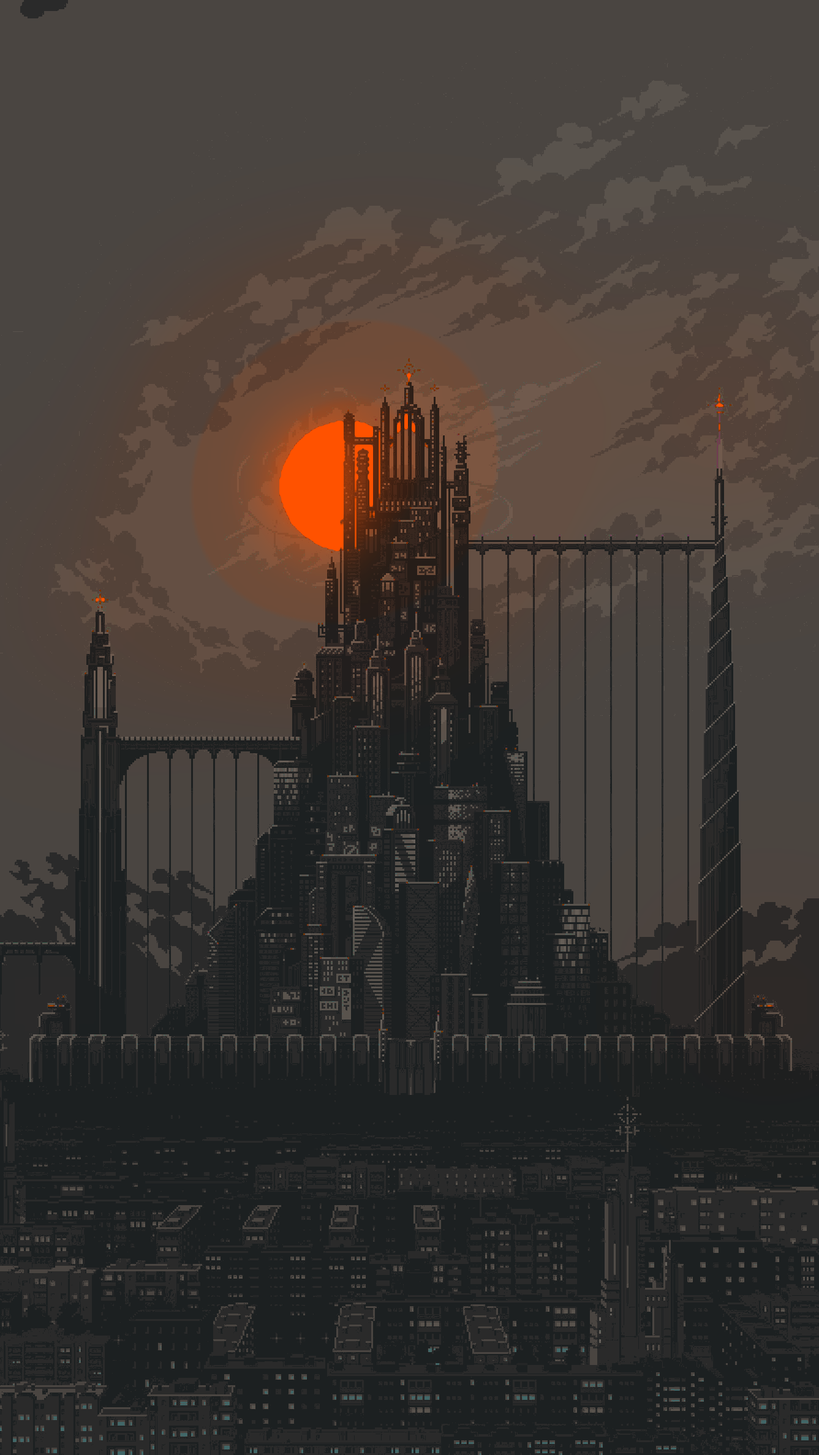
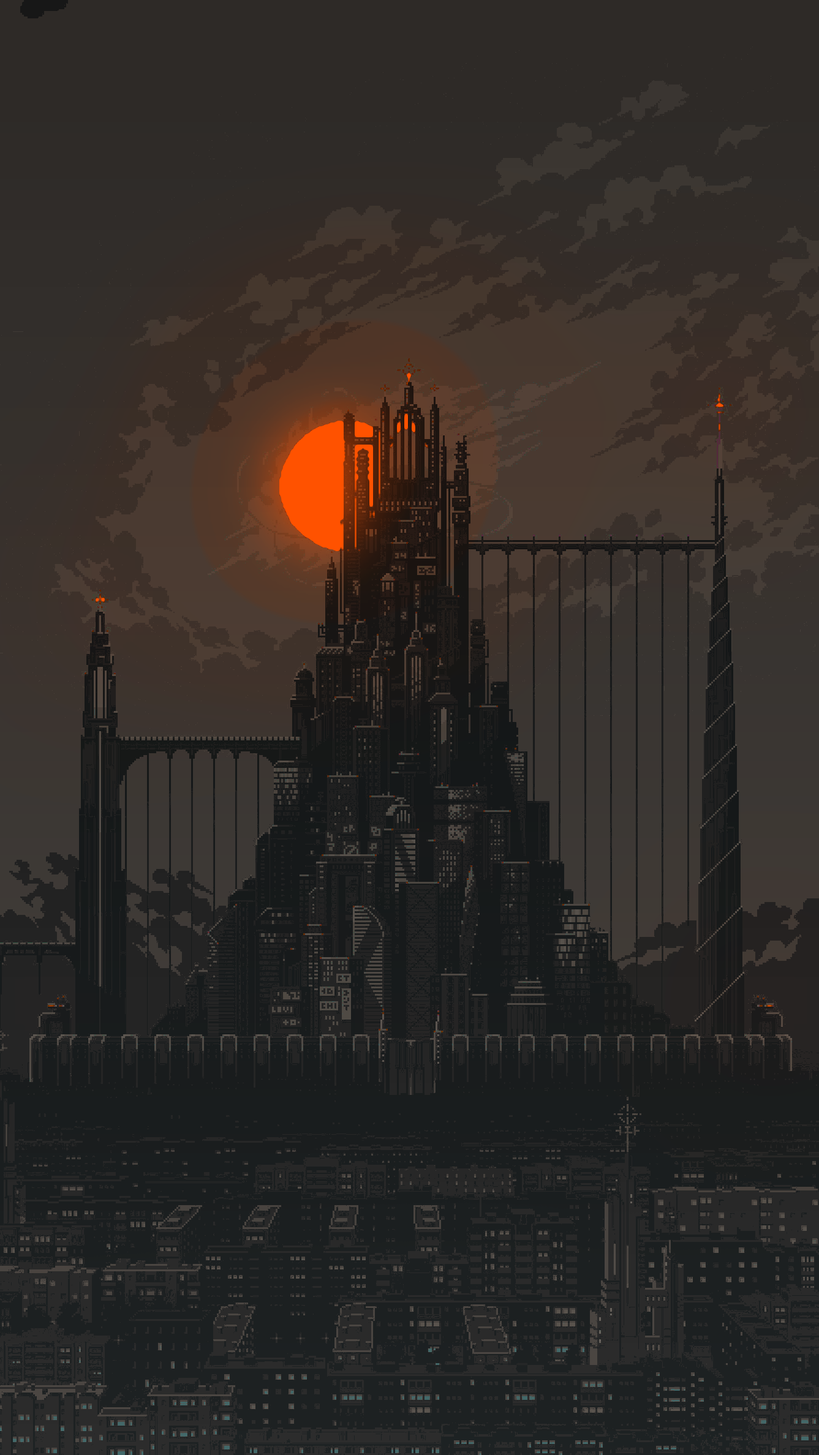
Comparing the layer stacks of the two 819x1455 images. Changes:
pixels changed over [0, 0, 819, 1214] (layer not identified)
